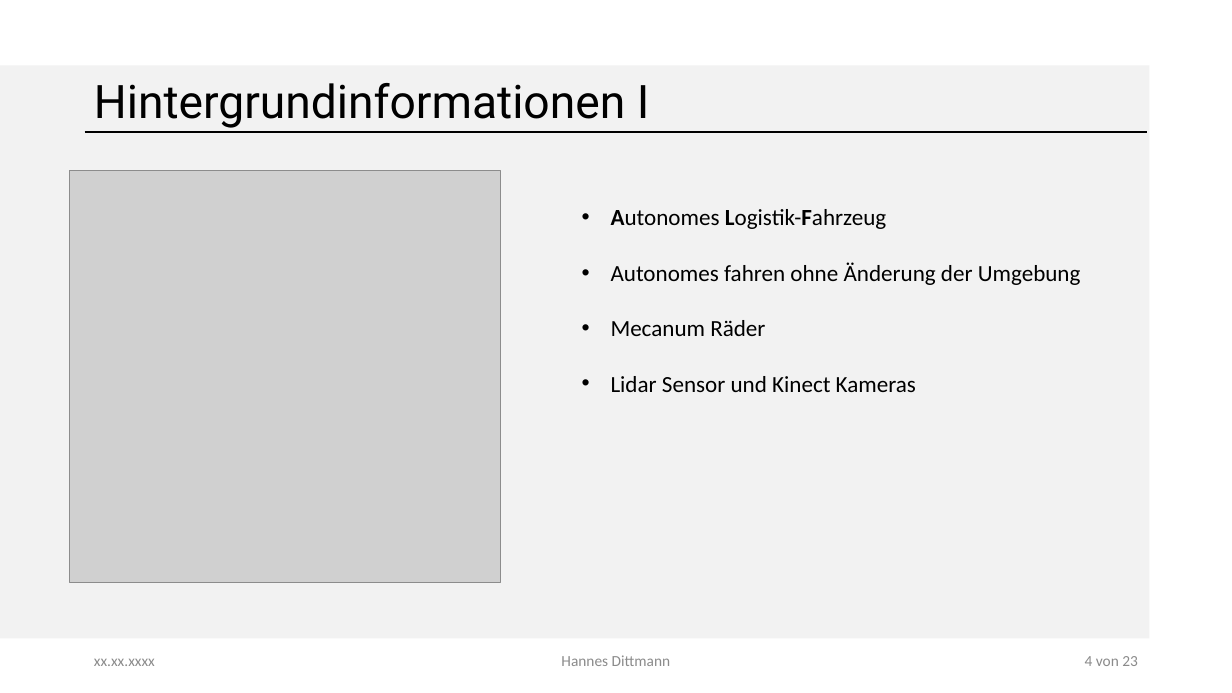
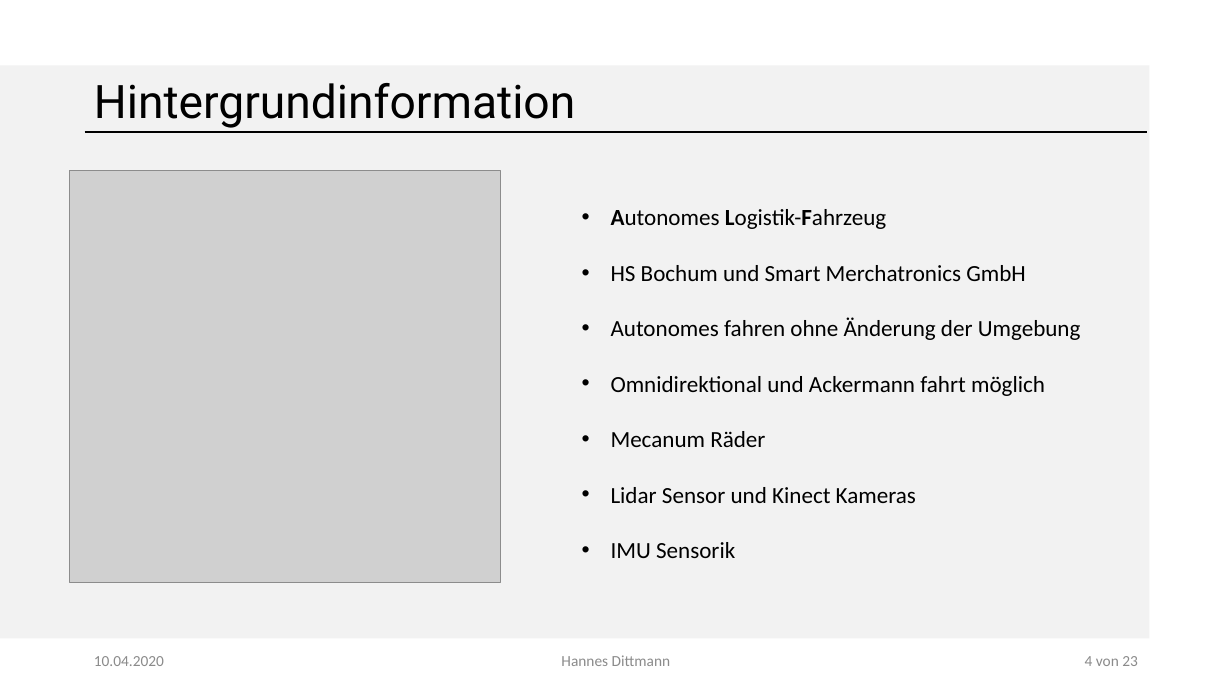
Before and after one commit to GiulliMo/Master_Doc, a slide deck: slide 3 of Präsentationen/HSHL/Besprechung_Göbel.pptx. Drawn at 1232x693 pixels with LibreOffice and Linux fonts; fonts in the diff are those of the drawing; grey boxes stand for pictures; background and template pictures are left out. Boxes give left, top, right and bottom in pixels: in the first picture for what was removed or moved away, otherwise in the second. Text is boxed around its words. In the diff, an @@ line names an element or a change of style, - is before the commit and + after.

```diff
--- a/Präsentationen/HSHL/Besprechung_Göbel.pptx
+++ b/Präsentationen/HSHL/Besprechung_Göbel.pptx
@@ title at box(94, 83, 575, 128): text changed @@
-Hintergrundinformationen I
+Hintergrundinformation
@@ text at box(611, 265, 1026, 281): paragraph added @@
+• HS Bochum und Smart Merchatronics GmbH
@@ text at box(611, 376, 1045, 396): paragraph added @@
+• Omnidirektional und Ackermann fahrt möglich
@@ text at box(611, 542, 735, 558): paragraph added @@
+• IMU Sensorik
@@ text at box(94, 656, 164, 666): text changed @@
-xx.xx.xxxx
+10.04.2020
```
Also in this commit, not shown: 7 other slides changed, 3 other files.
